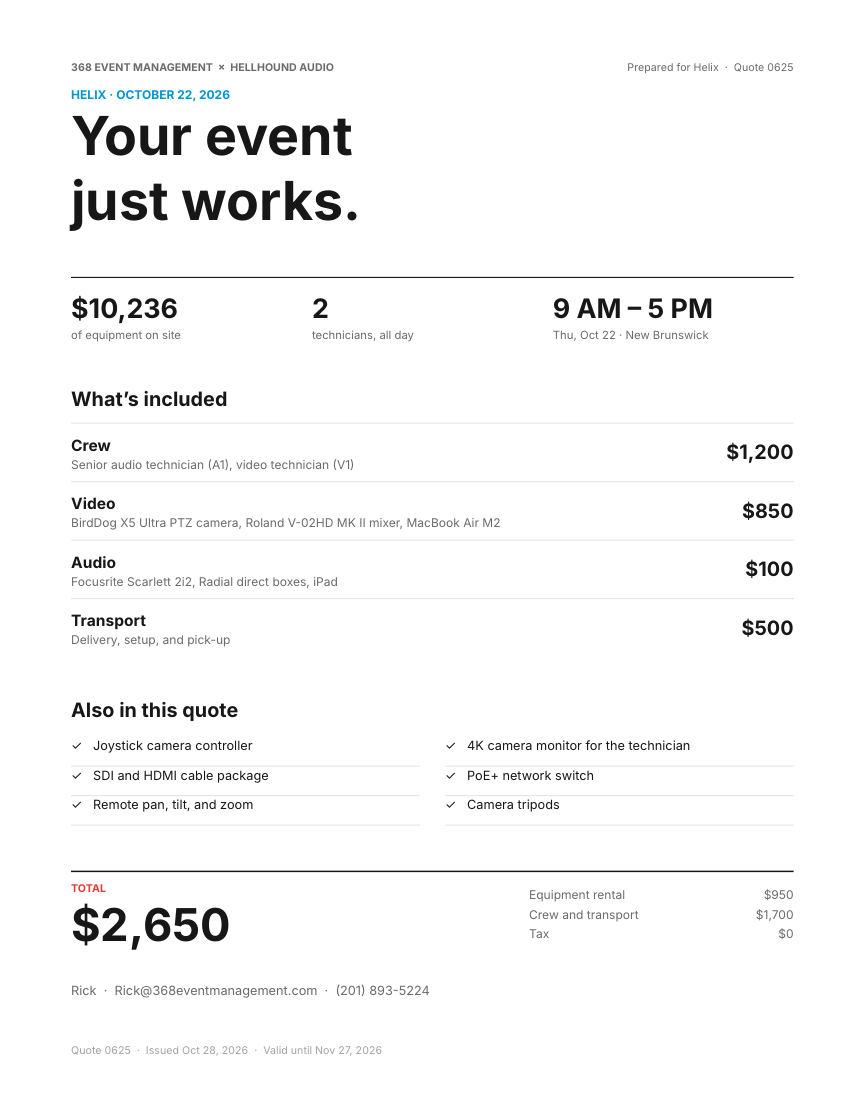
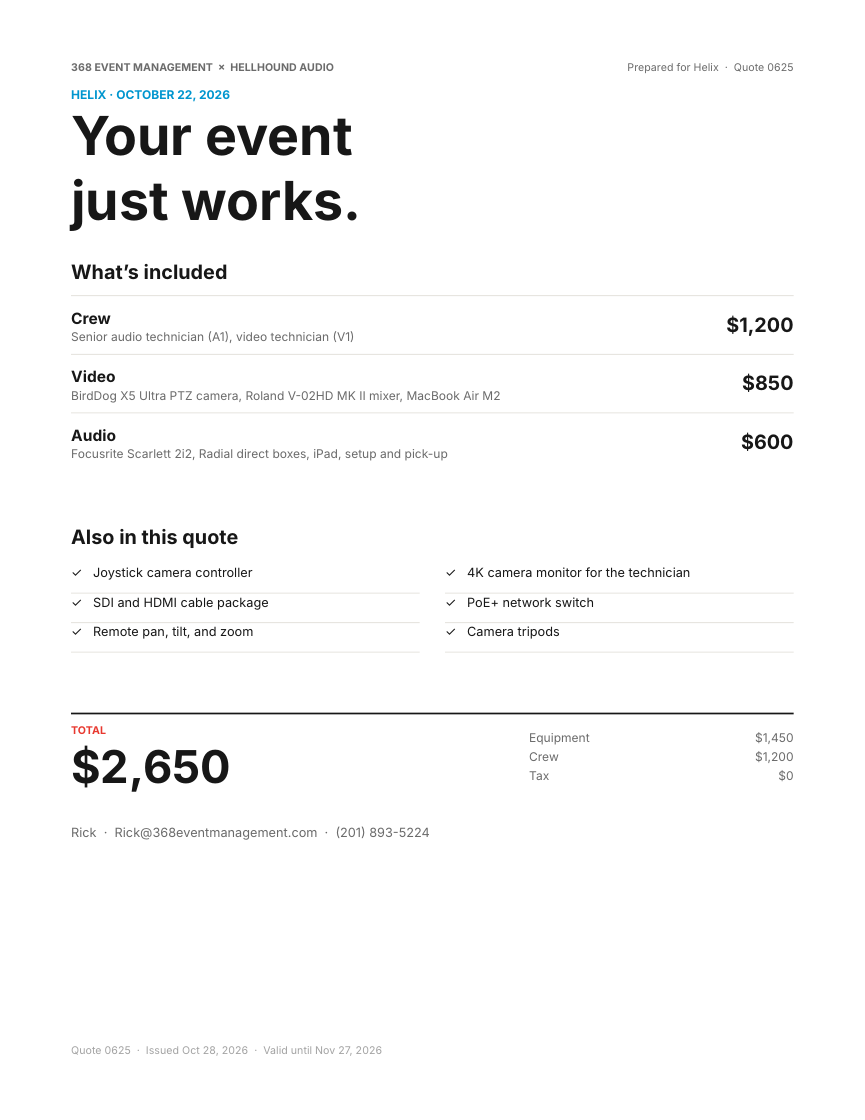
Before and after one commit to juandangooo/ok, a slide deck: slide 1 of one-pager/quote/helix-2026-10-22-editable.pptx. Drawn at 865x1120 pixels with LibreOffice and Linux fonts; fonts in the diff are those of the drawing. Boxes give left, top, right and bottom in pixels: in the first picture for what was removed or moved away, otherwise in the second. Text is boxed around its words. In the diff, an @@ line names an element or a change of style, - is before the commit and + after.

```diff
--- a/one-pager/quote/helix-2026-10-22-editable.pptx
+++ b/one-pager/quote/helix-2026-10-22-editable.pptx
@@ rectangle: place and size @@
-rectangle at <box>71,277,794,278</box>
+rectangle at <box>71,295,794,296</box>
@@ rectangle at <box>71,295,794,296</box>: fill #171717 to #E7E5E0 @@
@@ text removed at <box>71,296,178,323</box> @@
-$10,236
@@ text removed at <box>312,298,329,318</box> @@
-2
@@ text removed at <box>553,298,713,319</box> @@
-9 AM – 5 PM
@@ 4 texts, 1 rectangle: place and size @@
-4 texts, 1 rectangle at <box>71,391,794,520</box>
+4 texts, 1 rectangle at <box>71,264,794,392</box>
@@ text removed at <box>71,330,181,342</box> @@
-of equipment on site
@@ text removed at <box>312,330,415,341</box> @@
-technicians, all day
@@ text removed at <box>553,330,709,341</box> @@
-Thu, Oct 22 · New Brunswick
@@ 4 texts: place and size @@
-4 texts at <box>71,439,500,568</box>
+4 texts at <box>71,312,500,441</box>
@@ rectangle: place and size @@
-rectangle at <box>71,422,794,423</box>
+rectangle at <box>71,412,794,413</box>
@@ text at <box>71,449,448,461</box>: text changed @@
-Focusrite Scarlett 2i2, Radial direct boxes, iPad
+Focusrite Scarlett 2i2, Radial direct boxes, iPad, setup and pick-up
@@ text added at <box>741,432,794,451</box>, 14 pt, text #171717, bold @@
+$600
@@ rectangle removed at <box>71,539,794,540</box> @@
@@ text removed at <box>745,560,793,578</box> @@
-$100
@@ rectangle: place and size @@
-rectangle at <box>71,824,419,825</box>
+rectangle at <box>71,592,419,593</box>
@@ rectangle removed at <box>71,598,794,599</box> @@
@@ rectangle: place and size @@
-rectangle at <box>446,824,794,825</box>
+rectangle at <box>446,592,794,593</box>
@@ text removed at <box>71,614,146,629</box> @@
-Transport
@@ 7 texts, 2 rectangles: place and size @@
-7 texts, 2 rectangles at <box>71,702,794,812</box>
+7 texts, 2 rectangles at <box>71,529,794,639</box>
@@ text removed at <box>742,618,794,637</box> @@
-$500
@@ rectangle: place and size @@
-rectangle at <box>71,765,419,766</box>
+rectangle at <box>71,651,419,652</box>
@@ text removed at <box>71,635,230,647</box> @@
-Delivery, setup, and pick-up
@@ rectangle: place and size @@
-rectangle at <box>446,765,794,766</box>
+rectangle at <box>446,651,794,652</box>
@@ 4 texts, 1 rectangle: place and size @@
-4 texts, 1 rectangle at <box>71,870,794,998</box>
+4 texts, 1 rectangle at <box>71,712,794,840</box>
@@ text "TOTAL": place and size @@
-text "TOTAL" at <box>71,884,106,892</box>
+text "TOTAL" at <box>71,726,106,734</box>
@@ text at <box>529,733,590,745</box>: text changed @@
-Equipment rental
+Equipment
@@ text added at <box>755,732,794,744</box>, 8.5 pt, text #6B6B6B @@
+$1,450
@@ text at <box>529,752,559,761</box>: text changed @@
-Crew and transport
+Crew
@@ text at <box>755,751,794,763</box>: text changed @@
-$1,700
+$1,200
@@ text removed at <box>764,889,794,900</box> @@
-$950
```
Also in this commit, not shown: 6 other files.
